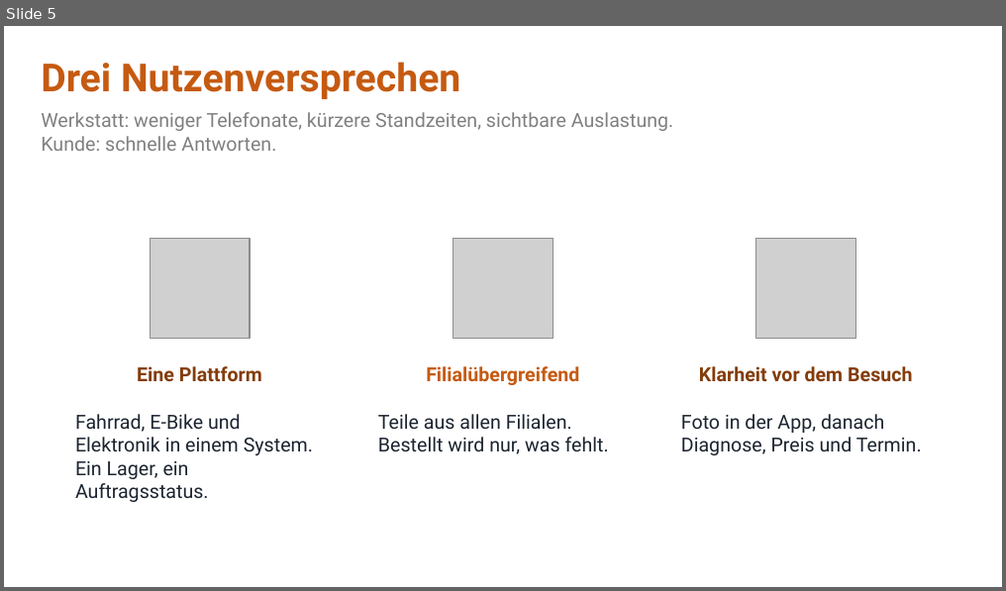
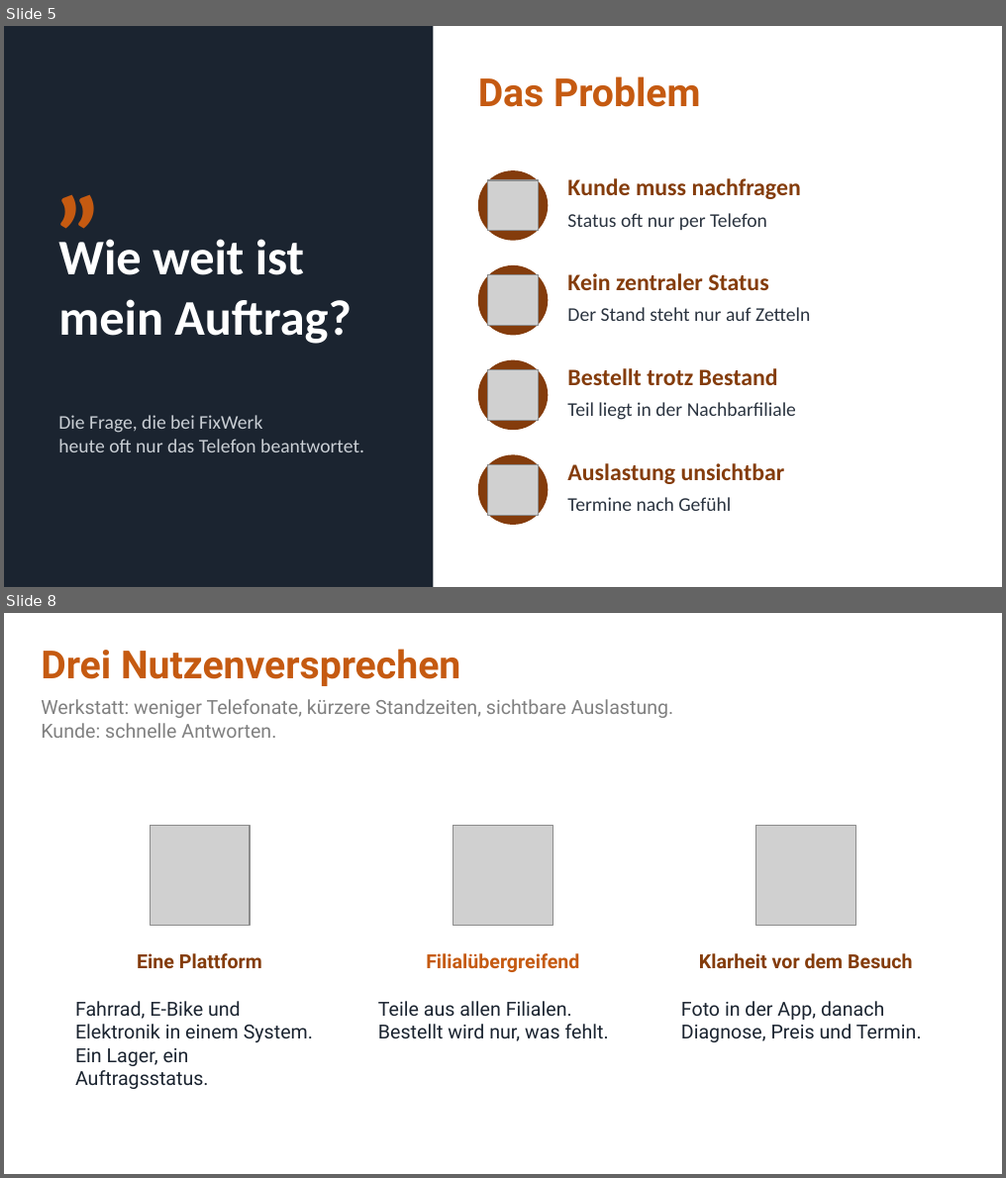
Before and after one commit to jakobschwan123-cmd/casestudy-semester-3, a slide deck: 4_praesentation/Abschlusspraesentation.pptx. Shown one above the other, each under a label of ours: slide 5 before the commit, slides 5 and 8 after it; the slides between them are not shown. The pictures are 1006x591 and 1006x1178 pixels, drawn with LibreOffice and Linux fonts; fonts in the diff are those of the drawing; grey boxes stand for pictures. Boxes give left, top, right and bottom in pixels: in the first picture for what was removed or moved away, otherwise in the second. Text is boxed around its words. In the diff, an @@ line names an element or a change of style, - is before the commit and + after.

Commit message:
praesentation: Davids Folien 1-7 uebernommen, Foliennummern im Sprechtext und auf Folie 24

```diff
--- a/4_praesentation/Abschlusspraesentation.pptx
+++ b/4_praesentation/Abschlusspraesentation.pptx
@@ slide 5 added at (x1=4, y1=26, x2=1002, y2=587), background #FFFFFF @@
@@ rectangle added at (x1=4, y1=26, x2=433, y2=586), fill #1B2430 @@
@@ text added at (x1=478, y1=76, x2=700, y2=107), 28 pt, text #C55A11, bold @@
+Das Problem
@@ text added at (x1=54, y1=101, x2=393, y2=190), 80 pt, text #C55A11, bold @@
+„
@@ ellipse added at (x1=478, y1=171, x2=548, y2=241), fill #843C0C @@
@@ picture added at (x1=488, y1=180, x2=538, y2=231) @@
@@ text added at (x1=567, y1=178, x2=801, y2=199), 17 pt, text #843C0C, bold @@
+Kunde muss nachfragen
@@ text added at (x1=567, y1=213, x2=767, y2=230), 14 pt, text #2B3440 @@
+Status oft nur per Telefon
@@ text added at (x1=58, y1=239, x2=350, y2=344), 36 pt, text #FFFFFF, bold @@
+Wie weit ist
+mein Auftrag?
@@ ellipse added at (x1=478, y1=266, x2=548, y2=335), fill #843C0C @@
@@ picture added at (x1=488, y1=275, x2=538, y2=325) @@
@@ text added at (x1=567, y1=274, x2=768, y2=290), 17 pt, text #843C0C, bold @@
+Kein zentraler Status
@@ text added at (x1=567, y1=307, x2=810, y2=321), 14 pt, text #2B3440 @@
+Der Stand steht nur auf Zetteln
@@ ellipse added at (x1=478, y1=361, x2=548, y2=430), fill #843C0C @@
@@ picture added at (x1=488, y1=371, x2=538, y2=420) @@
@@ text added at (x1=567, y1=369, x2=778, y2=385), 17 pt, text #843C0C, bold @@
+Bestellt trotz Bestand
@@ text added at (x1=567, y1=402, x2=796, y2=420), 14 pt, text #2B3440 @@
+Teil liegt in der Nachbarfiliale
@@ text added at (x1=58, y1=415, x2=364, y2=453), 14 pt, text #C9CED4 @@
+Die Frage, die bei FixWerk
+heute oft nur das Telefon beantwortet.
@@ ellipse added at (x1=478, y1=455, x2=548, y2=525), fill #843C0C @@
@@ picture added at (x1=488, y1=466, x2=538, y2=515) @@
@@ text added at (x1=567, y1=464, x2=785, y2=484), 17 pt, text #843C0C, bold @@
+Auslastung unsichtbar
@@ text added at (x1=567, y1=497, x2=731, y2=511), 14 pt, text #2B3440 @@
+Termine nach Gefühl
@@ what was slide 5 is now slide 8 @@
```
Also in this commit, not shown: 2 slides changed, 5 other slides added, 3 slides removed, 1 other file.
